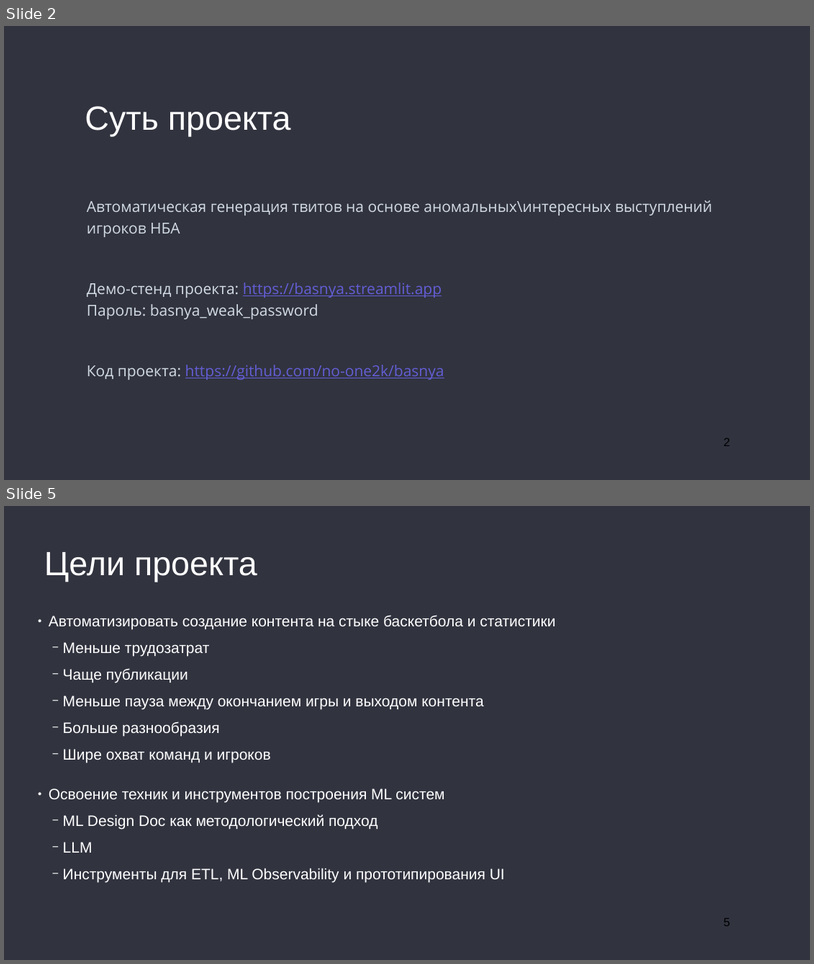
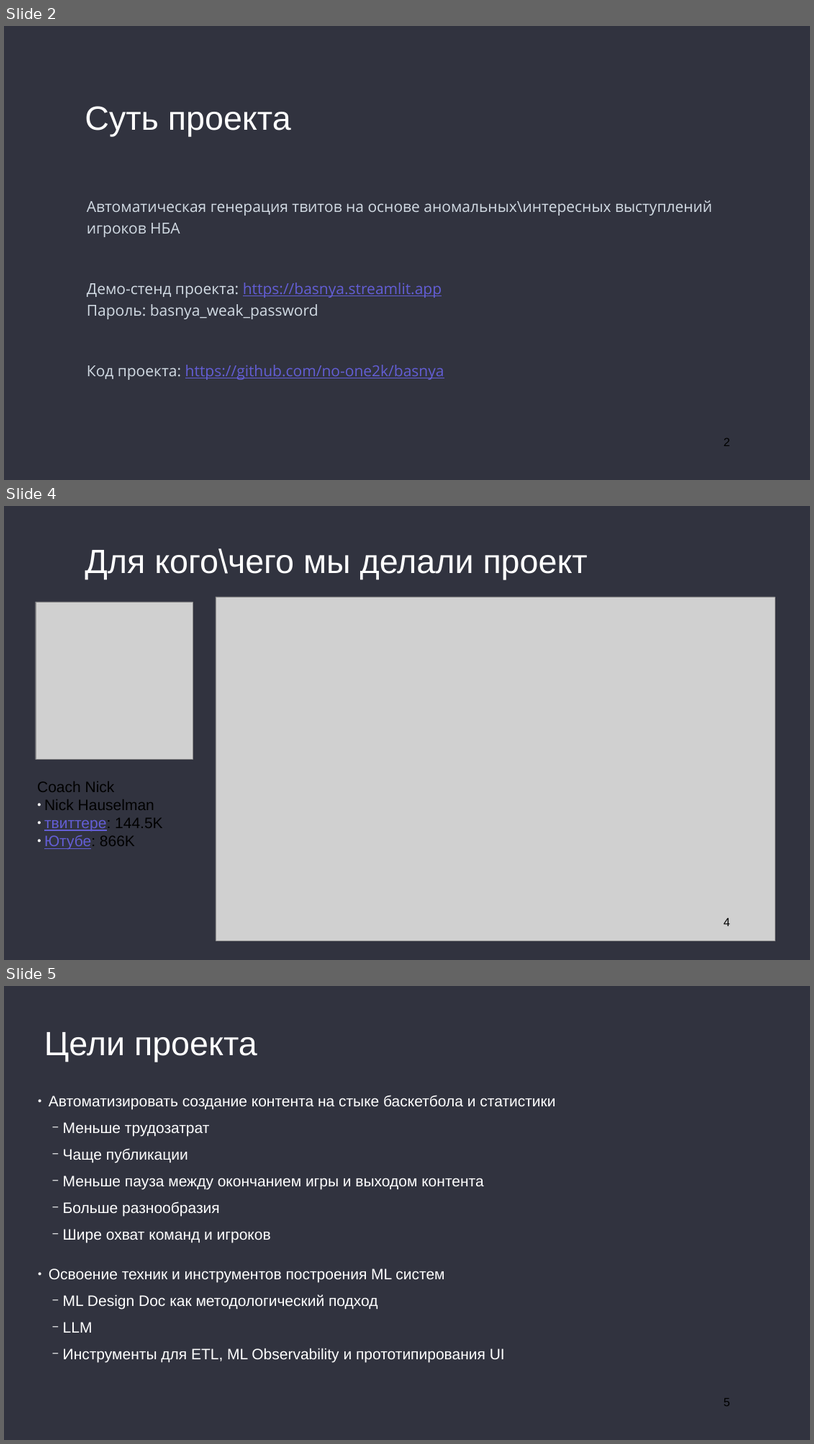
Before and after one commit to no-one2k/basnya, a slide deck: designdoc/basnya_v1.pptx. Shown one above the other, each under a label of ours: slides 2 and 5 before the commit, slides 2, 4 and 5 after it; the slides between them are not shown. The pictures are 814x964 and 814x1444 pixels, drawn with LibreOffice and Linux fonts; fonts in the diff are those of the drawing; grey boxes stand for pictures. Boxes give left, top, right and bottom in pixels: in the first picture for what was removed or moved away, otherwise in the second. Text is boxed around its words. In the diff, an @@ line names an element or a change of style, - is before the commit and + after.

Commit message:
added slide about Nick to project presentation

```diff
--- a/designdoc/basnya_v1.pptx
+++ b/designdoc/basnya_v1.pptx
@@ slide 4 added at bbox=[4, 506, 810, 960], background #31333F @@
@@ text added at bbox=[85, 548, 588, 579], 80 pt, text #FFFFFF @@
+Для кого\чего мы делали проект
@@ picture added at bbox=[36, 602, 193, 759] @@
@@ picture added at bbox=[216, 597, 775, 940] @@
@@ text added at bbox=[37, 781, 163, 849], 36 pt, text #000000 @@
+Coach Nick
+● Nick Hauselman
+● твиттере: 144.5K
+● Ютубе: 866K
@@ page number added at bbox=[724, 917, 730, 926], 28 pt, text #000000 @@
+4
```
Also in this commit, not shown: 1 slide changed, 1 slide removed, 1 other file.
